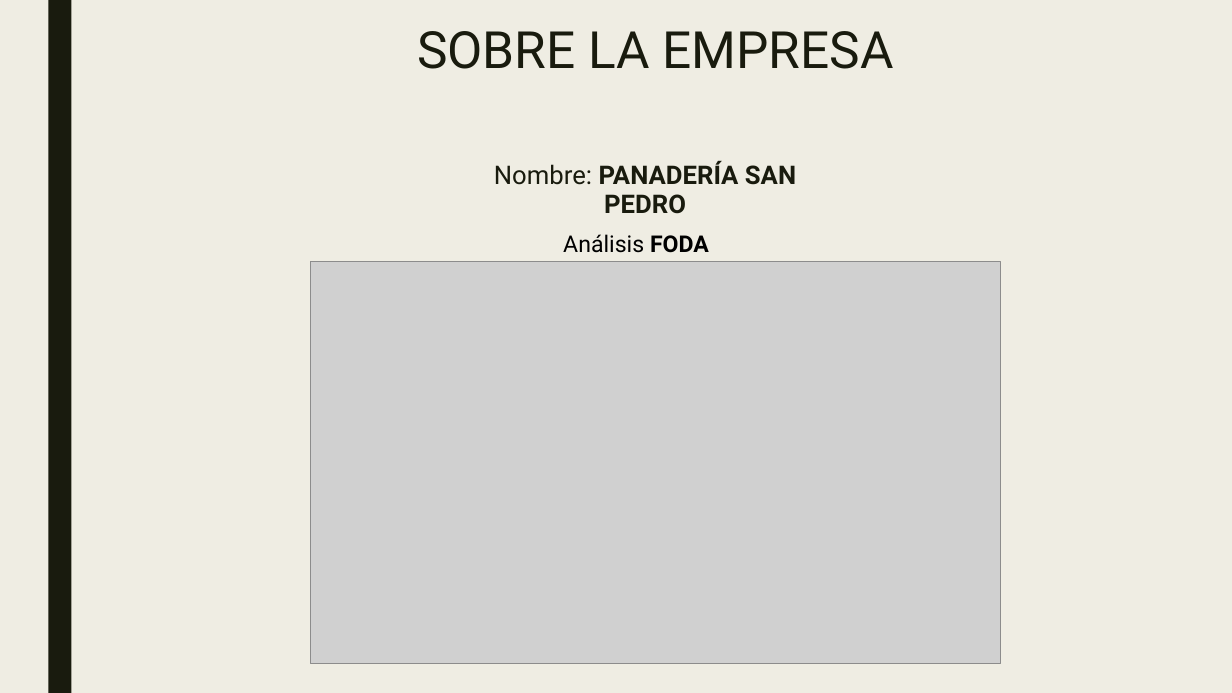
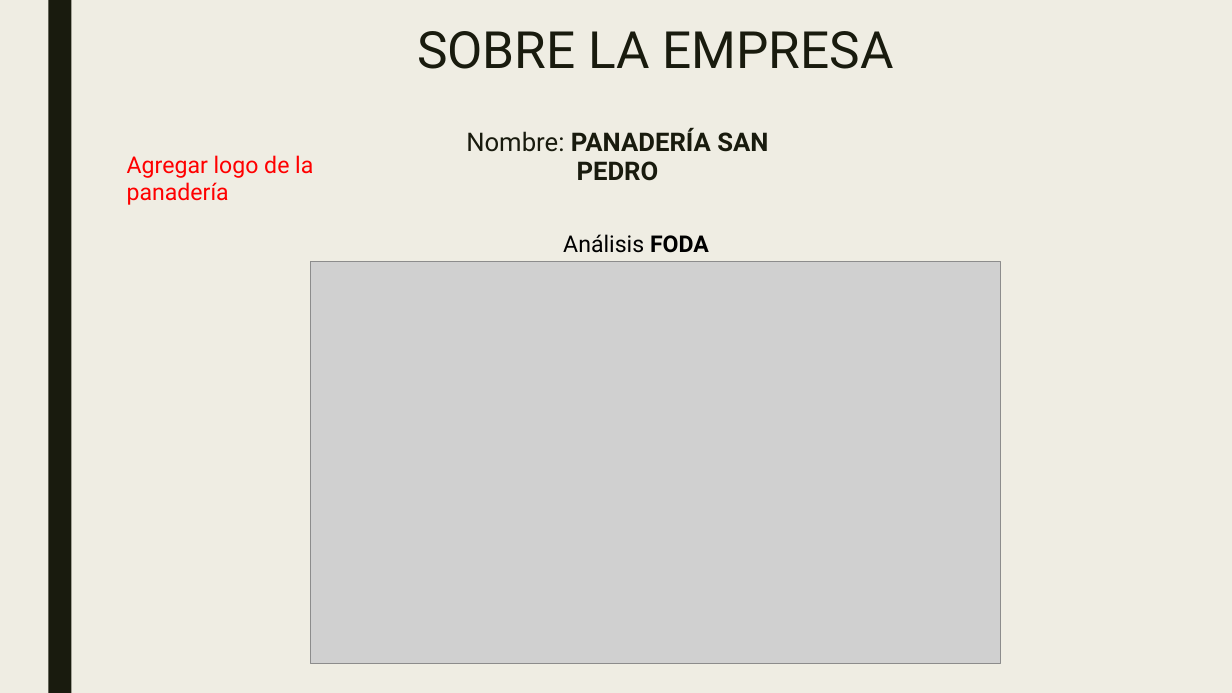
Before and after one commit to SM-ROOT/SM-ROOT, a slide deck: slide 3 of 9°A/Integradora/diapositiva/SM-ROOT_APPMO-SP.pptx. Drawn at 1232x693 pixels with LibreOffice and Linux fonts; fonts in the diff are those of the drawing; grey boxes stand for pictures. Boxes give left, top, right and bottom in pixels: in the first picture for what was removed or moved away, otherwise in the second. Text is boxed around its words. In the diff, an @@ line names an element or a change of style, - is before the commit and + after.

```diff
--- a/9°A/Integradora/diapositiva/SM-ROOT_APPMO-SP.pptx
+++ b/9°A/Integradora/diapositiva/SM-ROOT_APPMO-SP.pptx
@@ text "Nombre: PANADERÍA SAN PEDRO": place and size @@
-text "Nombre: PANADERÍA SAN PEDRO" at [494, 160, 796, 214]
+text "Nombre: PANADERÍA SAN PEDRO" at [466, 128, 768, 181]
@@ text added at [127, 155, 313, 205], 18 pt, text #FF0000 @@
+Agregar logo de la panadería
```
Also in this commit, not shown: 1 other slide changed, 17 slides added, 1 slide removed, 3 other files.
